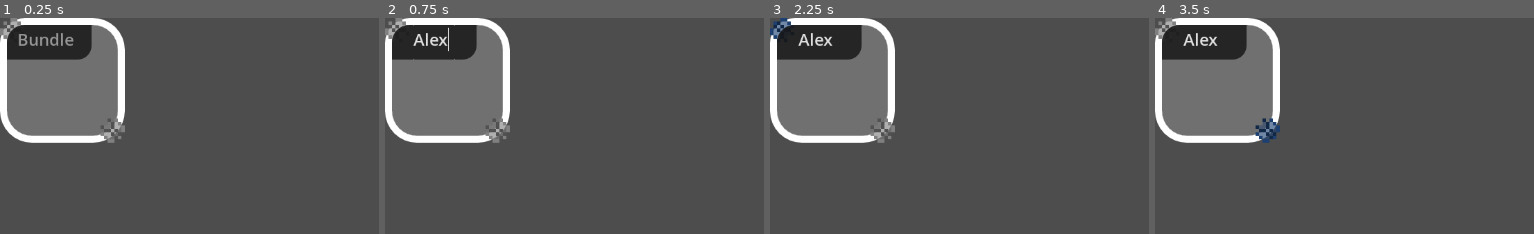
Above: before the commit, frames 1-4 (left to right).
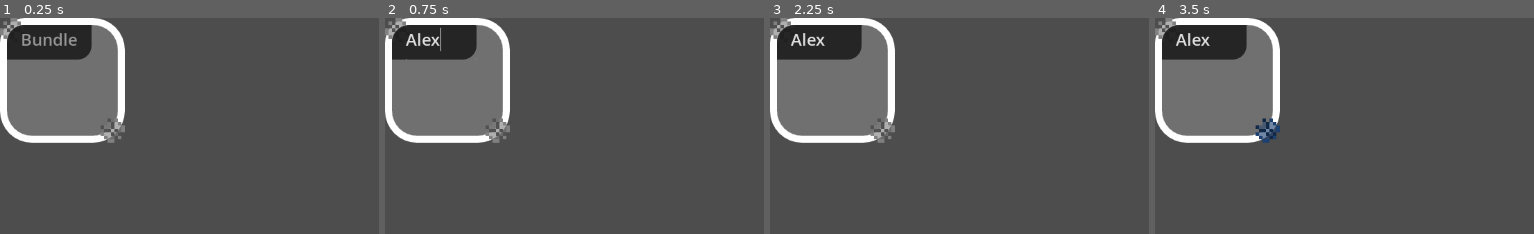
Above: after the commit, the same moments.

Repository: Toasterhog/Nodeweb
Game: Godot game, scene res://bundle/bundle.tscn
The game is run twice, just before and just after one commit, with the same random seed, the same clock (stepped at 60 frames per second) and the same inputs. This scene is started directly instead of the project's main scene.
Inputs (mouse positions are % of the whole screen's width and height, from its top left):
- Up to frame 1 (0.25 s): no input
- Up to frame 2 (0.75 s): click (6, 6) at 0.52 s; type "Alex" at 0.6 s
- Up to frame 3 (2.25 s): click (15, 26) at 1.25 s; click (2, 3) at 2 s
- Up to frame 4 (3.5 s): click (15, 26) at 2.75 s
The pictures show only the part of the screen within x 0-50%, y 0-50%; the shares and areas given below are measured in that part.

The runs differ from the first frame. In frame 1, 0.5% of the frame differs, in the area x 5-21%, y 6-13%; in frame 2, 0.4%; in frame 3, 0.7%, in the area x 0-17%, y 0-13%; in frame 4, 0.4%.
Error in both runs: Invalid access to property or key 'current_state' on a base object of type 'null instance'. (res://bundle/bundle.gd:31)

Commit message:
tisdag
23:53

Diff:
--- a/bundle/bundle.gd
+++ b/bundle/bundle.gd
@@ -60,6 +60,7 @@
 
 func _on_mouse_entered() -> void:
 	mouse_inside = true
+	mouse_default_cursor_shape = Control.CURSOR_MOVE
 
 func _on_mouse_exited() -> void:
 	mouse_inside = false
@@ -98,11 +99,10 @@
 func _on_drag_button_2_button_up() -> void:
 	is_scaling2 = false
 
-#TODO
+#TODO INFO ALERT ATTENTION
 #save and load bundles
-#color
-#improve look (TE + minipanel) done
+#color, default color apply to bundle, color tool - click on boxes and bundlers
 #extra: cameramove on MMB oftener inbut
 #copy paste boxes or better selected regions
-
 #tags
+#bundle/panelcontainer resise to fit text, bundle resise to fit panelcontainer
--- a/bundle/bundle.tscn
+++ b/bundle/bundle.tscn
@@ -1,8 +1,7 @@
-[gd_scene load_steps=8 format=3 uid="uid://bhwvnws1rjko1"]
+[gd_scene load_steps=6 format=3 uid="uid://bhwvnws1rjko1"]
 
 [ext_resource type="Script" uid="uid://0qftln2sxev6" path="res://bundle/bundle.gd" id="1_e8frx"]
 [ext_resource type="StyleBox" uid="uid://dslie07m1kvw8" path="res://bundle/stf_smooth.tres" id="2_8skqq"]
-[ext_resource type="Texture2D" uid="uid://fylrktljjp54" path="res://bundle/corner2.png" id="3_7y1ch"]
 [ext_resource type="Theme" uid="uid://dw2sfd8pw202m" path="res://bundle/button_drag_bundle_pixel.tres" id="3_8skqq"]
 
 [sub_resource type="StyleBoxFlat" id="StyleBoxFlat_8skqq"]
@@ -12,8 +11,6 @@
 corner_radius_bottom_right = 20
 
 [sub_resource type="StyleBoxEmpty" id="StyleBoxEmpty_8skqq"]
-
-[sub_resource type="StyleBoxEmpty" id="StyleBoxEmpty_7y1ch"]
 
 [node name="Bundle" type="Control"]
 layout_mode = 3
@@ -46,6 +43,7 @@
 grow_vertical = 0
 size_flags_horizontal = 8
 size_flags_vertical = 8
+mouse_default_cursor_shape = 12
 theme = ExtResource("3_8skqq")
 action_mode = 0
 
@@ -59,20 +57,25 @@
 scale = Vector2(-1, -1)
 size_flags_horizontal = 8
 size_flags_vertical = 8
+mouse_default_cursor_shape = 12
 theme = ExtResource("3_8skqq")
 action_mode = 0
 
-[node name="PanelContainer" type="PanelContainer" parent="."]
+[node name="PanelContainer" type="Panel" parent="."]
 layout_mode = 0
 offset_left = 10.0
 offset_top = 10.0
 offset_right = 132.0
 offset_bottom = 60.0
-mouse_filter = 2
+mouse_default_cursor_shape = 13
 theme_override_styles/panel = SubResource("StyleBoxFlat_8skqq")
 
 [node name="TextEdit" type="TextEdit" parent="PanelContainer"]
-layout_mode = 2
+layout_mode = 1
+anchors_preset = -1
+anchor_right = 1.0
+anchor_bottom = 1.0
+offset_left = 20.0
 size_flags_horizontal = 4
 theme_override_font_sizes/font_size = 24
 theme_override_styles/normal = SubResource("StyleBoxEmpty_8skqq")
@@ -80,28 +83,6 @@
 scroll_fit_content_height = true
 scroll_fit_content_width = true
 
-[node name="drag_button_te" type="Button" parent="PanelContainer/TextEdit"]
-visible = false
-modulate = Color(0.74902, 0.74902, 0.74902, 0.501961)
-texture_filter = 1
-custom_minimum_size = Vector2(10, 10)
-layout_mode = 1
-anchors_preset = 3
-anchor_left = 1.0
-anchor_top = 1.0
-anchor_right = 1.0
-anchor_bottom = 1.0
-offset_left = -10.0
-offset_top = -10.0
-grow_horizontal = 0
-grow_vertical = 0
-size_flags_horizontal = 8
-size_flags_vertical = 8
-theme_override_styles/normal = SubResource("StyleBoxEmpty_7y1ch")
-icon = ExtResource("3_7y1ch")
-icon_alignment = 1
-expand_icon = true
-
 [connection signal="button_up" from="Panel/drag_button" to="." method="_on_drag_button_button_up"]
 [connection signal="pressed" from="Panel/drag_button" to="." method="_on_drag_button_pressed"]
 [connection signal="button_up" from="Panel/drag_button2" to="." method="_on_drag_button_2_button_up"]
--- a/saveAndLoad/document_preset_resource.tres
+++ b/saveAndLoad/document_preset_resource.tres
@@ -15,5 +15,5 @@
 bundle_id = Array[int]([])
 bundle_pos = Array[Vector2]([])
 bundle_size = Array[Vector2]([])
-bundle_lable = Array[String]([])
+bundle_label = Array[String]([])
 bundle_color = Array[Color]([])
